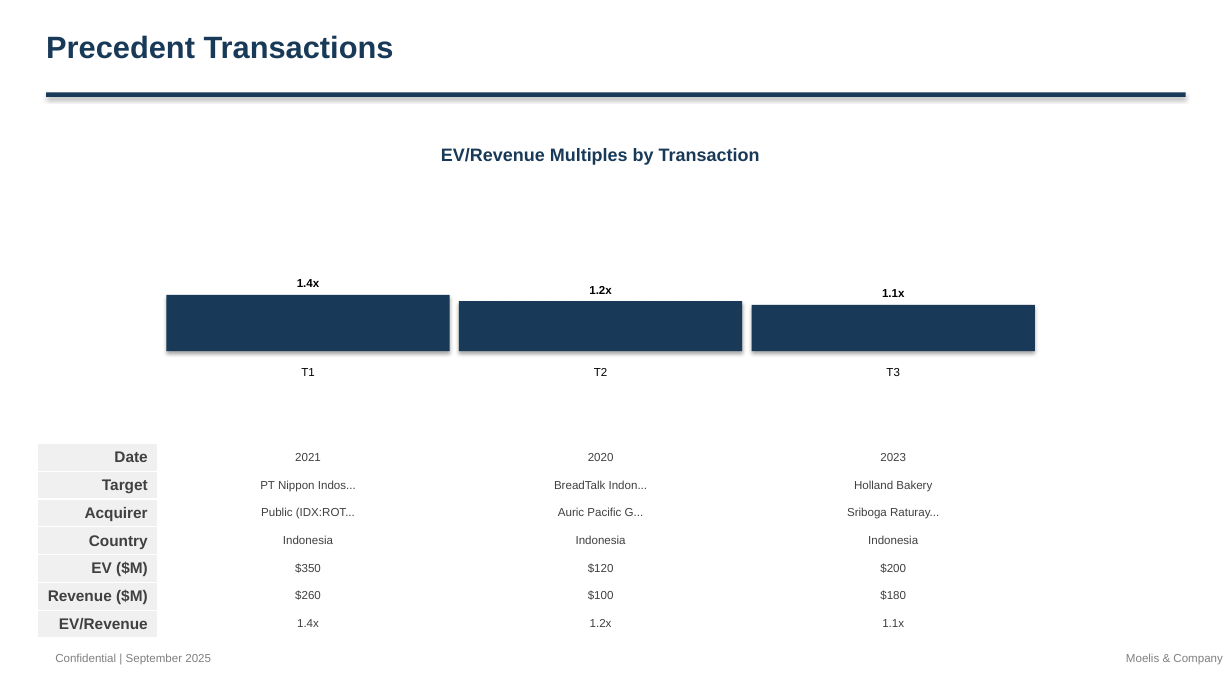
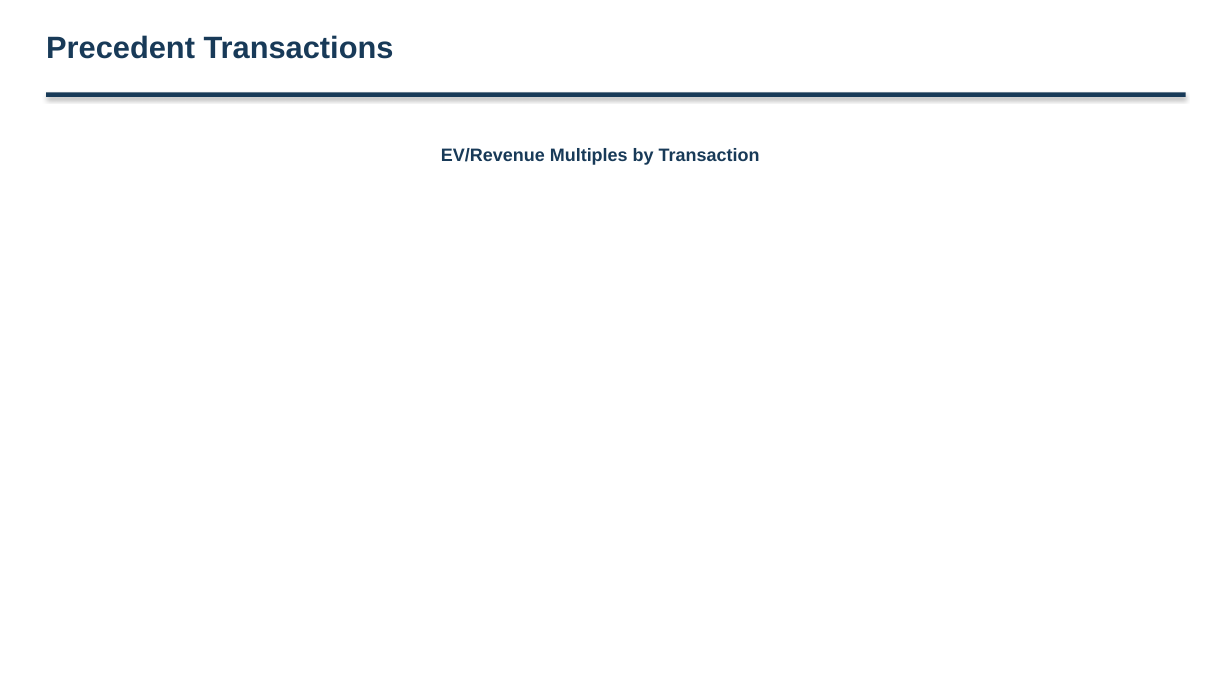
Before and after one commit to alinvb/slide_generator, a slide deck: slide 11 of ai_generated_deck.pptx (slide 12 before the commit). Drawn at 1232x693 pixels with LibreOffice and Linux fonts; fonts in the diff are those of the drawing. Boxes give left, top, right and bottom in pixels: in the first picture for what was removed or moved away, otherwise in the second. Text is boxed around its words. In the diff, an @@ line names an element or a change of style, - is before the commit and + after.

```diff
--- a/ai_generated_deck.pptx
+++ b/ai_generated_deck.pptx
@@ rectangle removed at (166, 295, 450, 351) @@
@@ text removed at (297, 279, 319, 287) @@
-1.4x
@@ text removed at (589, 286, 611, 294) @@
-1.2x
@@ text removed at (882, 289, 904, 297) @@
-1.1x
@@ rectangle removed at (459, 301, 743, 351) @@
@@ rectangle removed at (751, 305, 1035, 351) @@
@@ text removed at (301, 368, 314, 376) @@
-T1
@@ text removed at (594, 368, 607, 376) @@
-T2
@@ text removed at (886, 368, 899, 376) @@
-T3
@@ table removed at (37, 444, 157, 638), 7 rows, 1 columns @@
-Date
-Target
-Acquirer
-Country
-EV ($M)
-Revenue ($M)
-EV/Revenue
@@ table removed at (162, 444, 1041, 638), 7 rows, 3 columns @@
-2021 | 2020 | 2023
-PT Nippon Indos... | BreadTalk Indon... | Holland Bakery
-Public (IDX:ROT... | Auric Pacific G... | Sriboga Raturay...
-Indonesia | Indonesia | Indonesia
-$350 | $120 | $200
-$260 | $100 | $180
-1.4x | 1.2x | 1.1x
@@ text removed at (55, 653, 211, 664) @@
-Confidential | September 2025
@@ text removed at (1126, 653, 1222, 664) @@
-Moelis & Company
```
Also in this commit, not shown: 10 other slides changed, 6 slides added, 3 slides removed, 4 other files.
